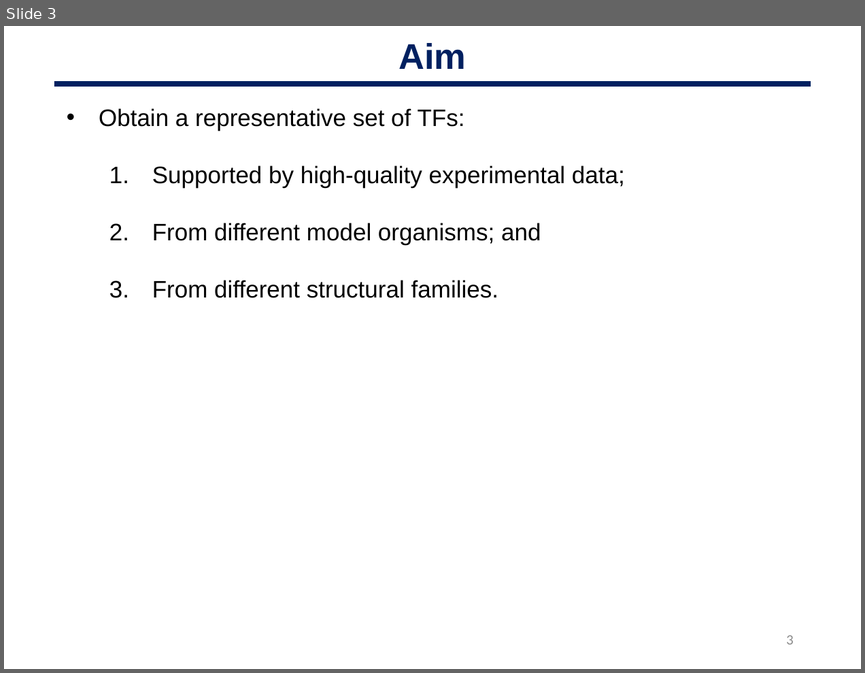
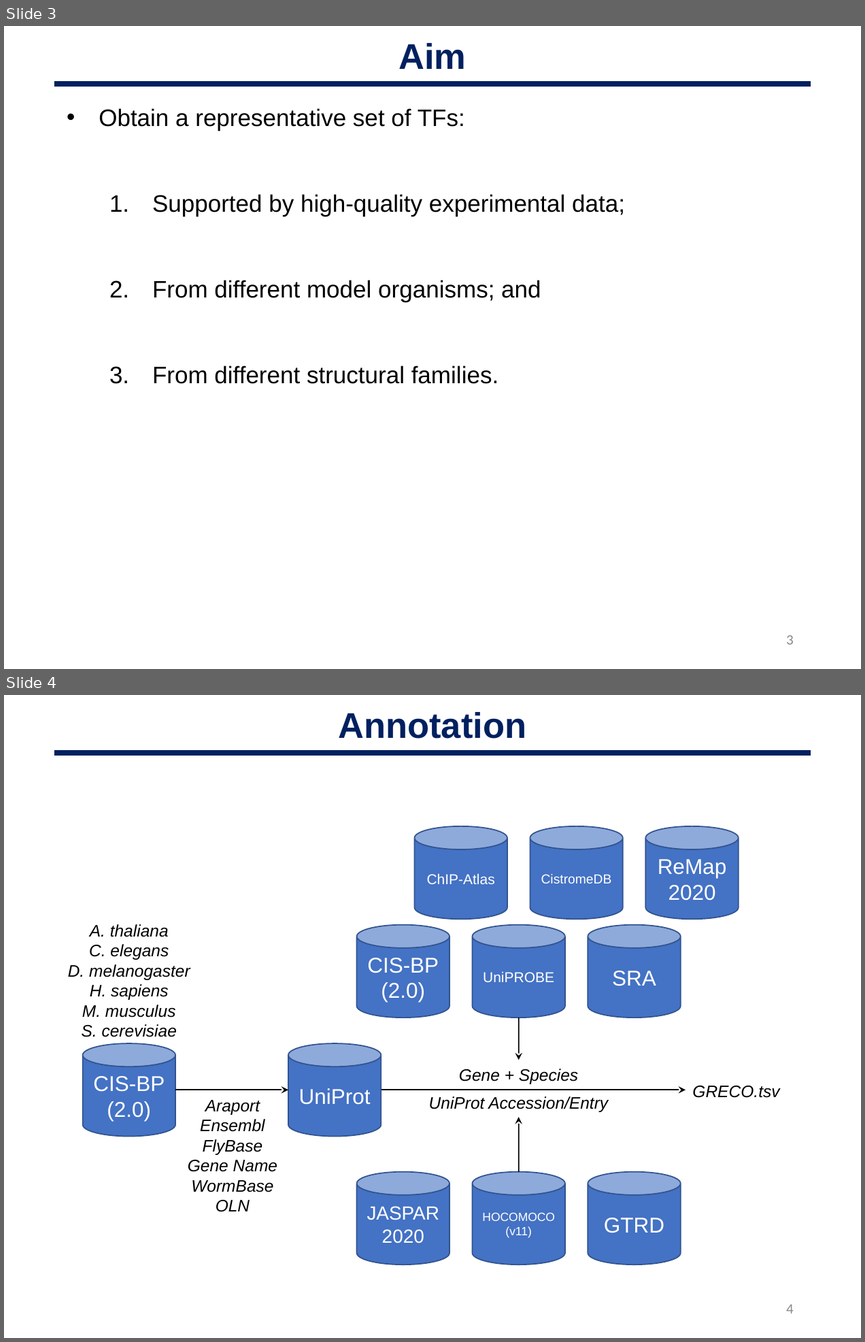
Before and after one commit to oriolfornes/GRECO-BIT-TFBS-annotations, a slide deck: Slides/OF_200218_GREEKC.pptx. Shown one above the other, each under a label of ours: slide 3 before the commit, slides 3 and 4 after it. The pictures are 865x673 and 865x1342 pixels, drawn with LibreOffice and Linux fonts; fonts in the diff are those of the drawing. Boxes give left, top, right and bottom in pixels: in the first picture for what was removed or moved away, otherwise in the second. Text is boxed around its words. In the diff, an @@ line names an element or a change of style, - is before the commit and + after.

```diff
--- a/Slides/OF_200218_GREEKC.pptx
+++ b/Slides/OF_200218_GREEKC.pptx
@@ slide 4 added at (4,695,861,1338), background #FFFFFF @@
@@ text added at (338,712,526,739), 30 pt, text #002060, bold @@
+Annotation
@@ line added from (54, 753) to (810, 753), #002060 4.5 pt @@
@@ text added at (68,924,190,1037), 14 pt, text #000000, italic @@
+A. thaliana
+C. elegans
+D. melanogaster
+H. sapiens
+M. musculus
+S. cerevisiae
@@ group added at (83,826,779,1264): 11 cylinders, 4 arrows, 4 texts @@
+JASPAR
+2020
+HOCOMOCO
+(v11)
+GTRD
+GRECO.tsv
+UniProt
+CIS-BP
+(2.0)
+Gene + Species
+UniProt Accession/Entry
+Araport
+Ensembl
+FlyBase
+Gene Name
+WormBase
+OLN
+ReMap
+2020
+UniPROBE
+CIS-BP
+(2.0)
+SRA
+ChIP-Atlas
+CistromeDB
@@ page number added at (786,1304,793,1313), 12 pt, text #888888 @@
+4
@@ slide 3 changed as well @@
@@ text "Obtain a representative set of ..." rewrapped from (99,108,625,298) to (99,108,625,384) @@
```
Also in this commit, not shown: 2 other slides changed, 5 other slides added, 10 slides removed, 2 other files.
